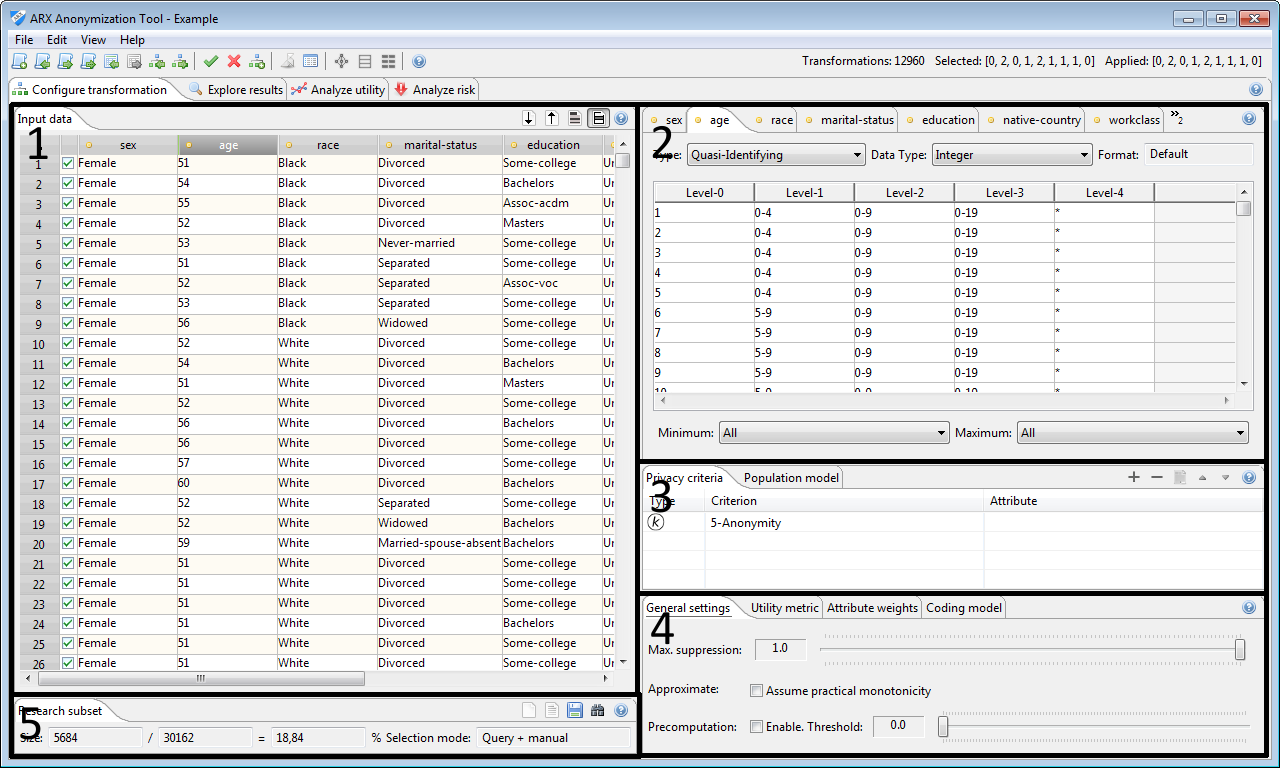
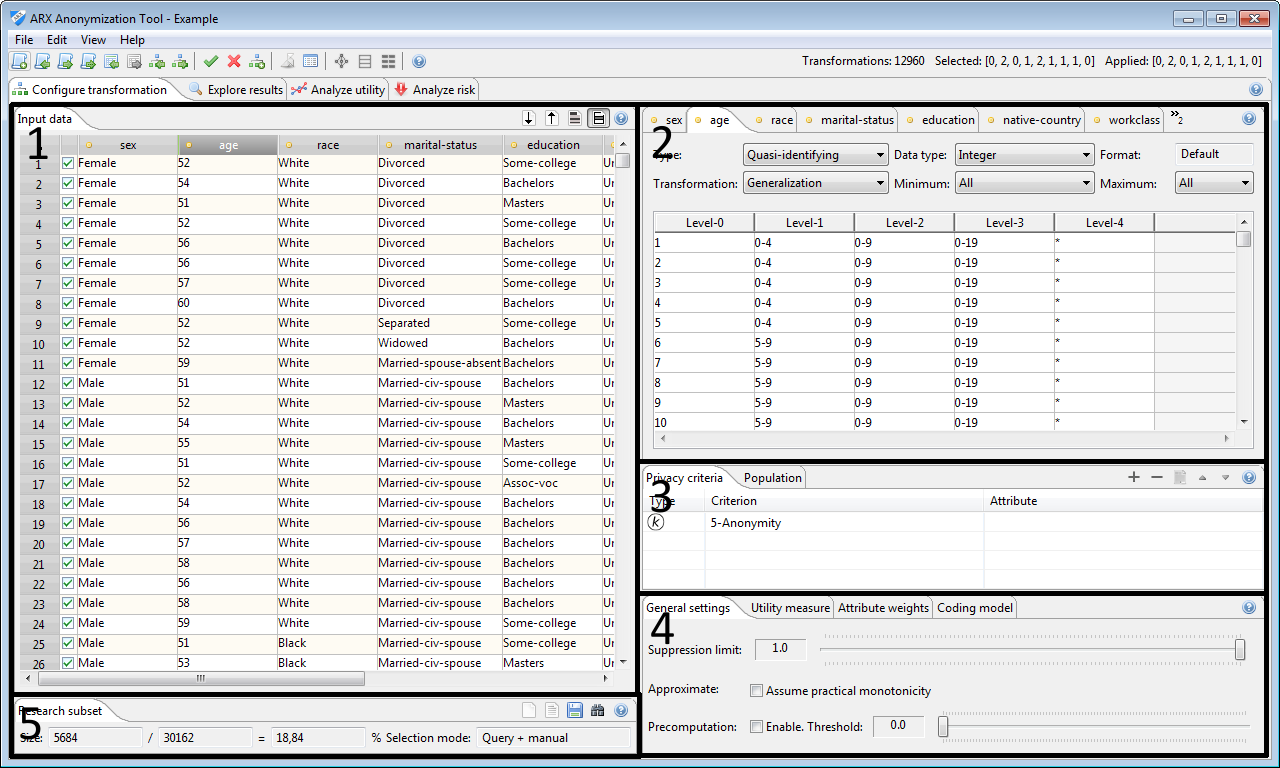
Comparing the layer stacks of the two 1280 × 768 images. Changes:
renamed "Define000 ARX Anonymization Tool - Example.png" to "Define ARX Anonymization Tool - Example - microaggregation.png", painted on it over [8, 51, 1254, 670]
